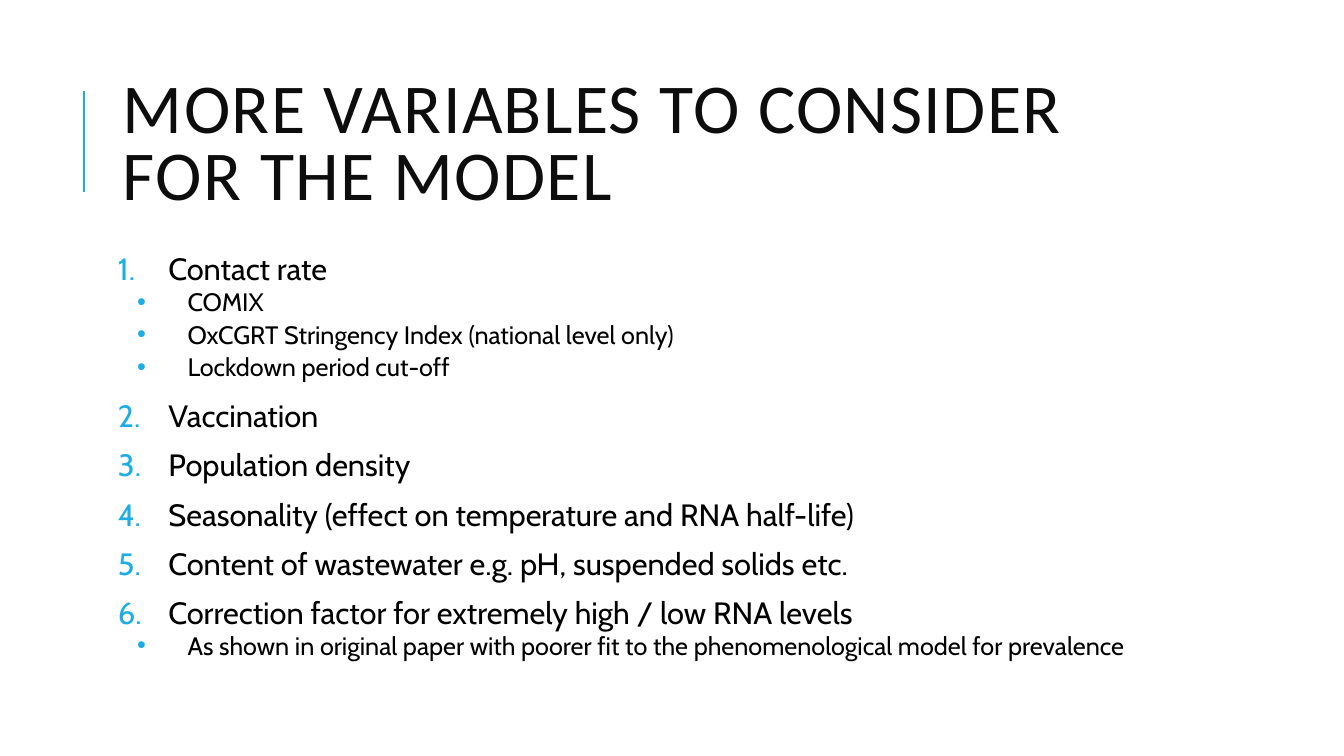
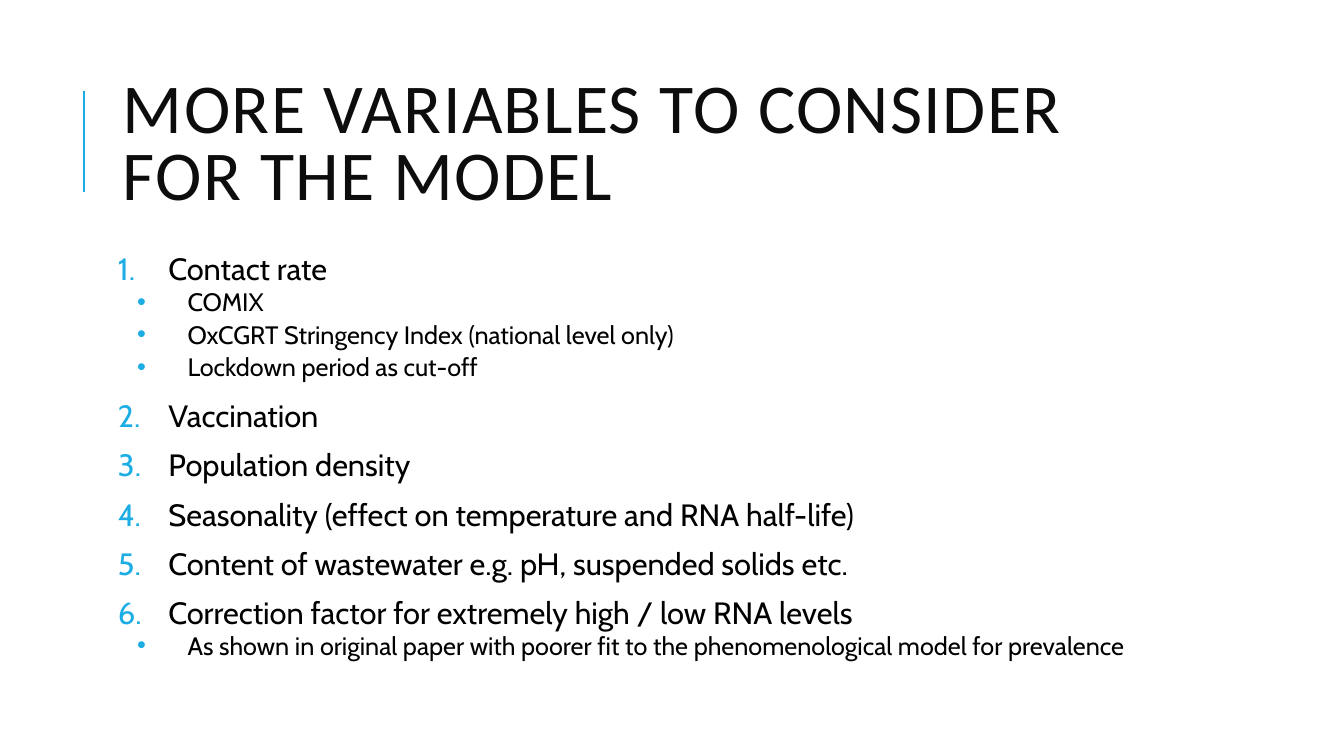
Before and after one commit to florencema1/rtestww, a slide deck: slide 20 of Presentation 1.pptx (slide 19 before the commit). Drawn at 1344x756 pixels with LibreOffice and Linux fonts; fonts in the diff are those of the drawing. Boxes give left, top, right and bottom in pixels: in the first picture for what was removed or moved away, otherwise in the second. Text is boxed around its words. In the diff, an @@ line names an element or a change of style, - is before the commit and + after.

```diff
--- a/Presentation 1.pptx
+++ b/Presentation 1.pptx
@@ text at box(188, 357, 478, 382): text changed @@
-  • Lockdown period cut-off
+  • Lockdown period as cut-off
```
Also in this commit, not shown: 9 other slides changed, 2 slides added, 15 other files.
